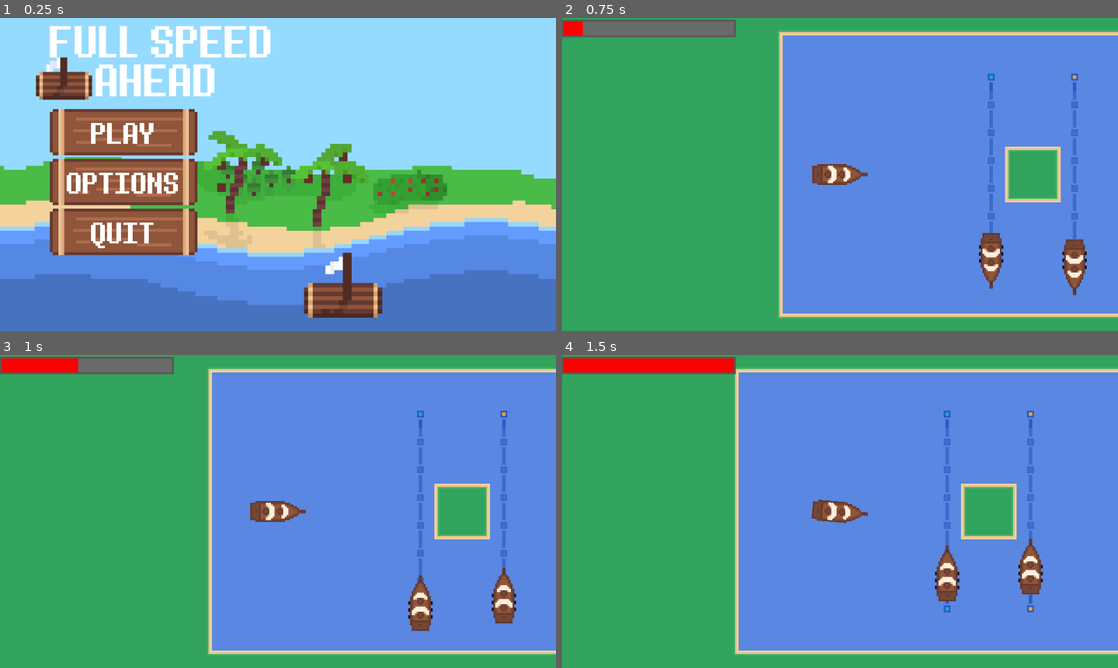
Above: before the commit, frames 1-4 (two rows, left to right).
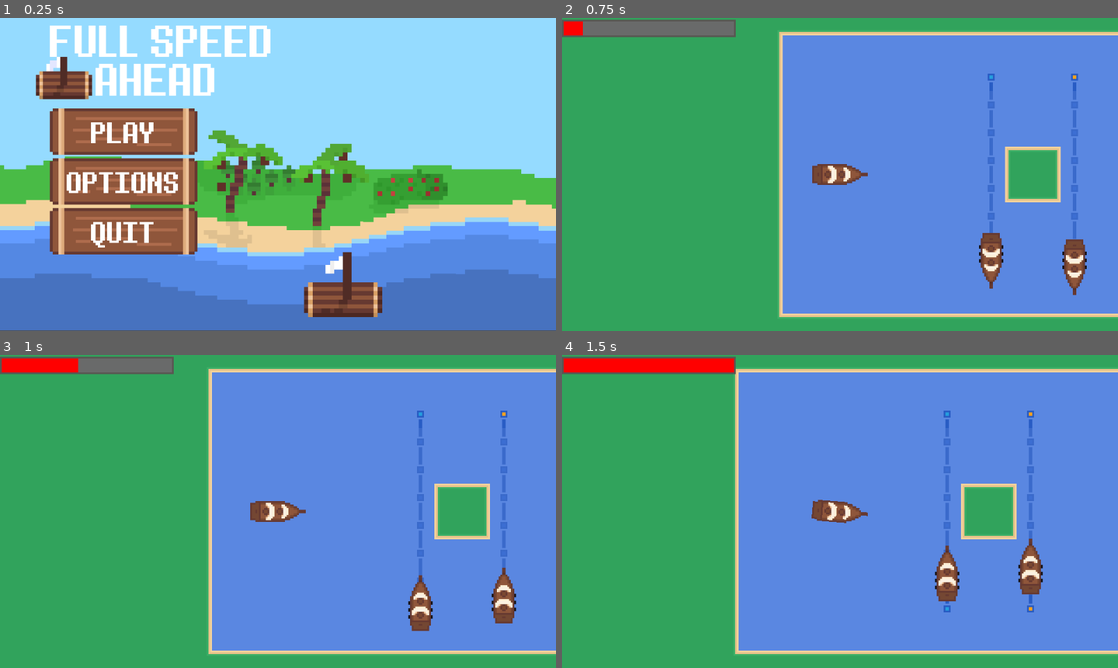
Above: after the commit, the same moments.

Repository: coderspark/full-speed-ahead
Game: Godot game, scene res://Scenes/mainmenu.tscn
The game is run twice, just before and just after one commit, with the same random seed, the same clock (stepped at 60 frames per second) and the same inputs. Sound files missing from this copy of the repository are replaced by a short silence.
Inputs:
- Up to frame 1 (0.25 s): no input
- Up to frame 2 (0.75 s): click "PLAY" at 0.5 s
- Up to frame 3 (1 s): no input
- Up to frame 4 (1.5 s): hold Right (move_right) from 1.28 s (still down)

The runs differ from the first frame. In frame 1, 3.3% of the frame differs, in the area x 0-100%, y 2-100%; in frame 2, nothing differs; in frame 3, nothing differs; in frame 4, nothing differs.

Commit message:
i made some sprites :3

Diff:
--- a/Scenes/mainmenu.tscn
+++ b/Scenes/mainmenu.tscn
@@ -22,6 +22,8 @@
 anchors_preset = 15
 anchor_right = 1.0
 anchor_bottom = 1.0
+offset_top = -1.0
+offset_bottom = -1.0
 grow_horizontal = 2
 grow_vertical = 2
 focus_mode = 1
Binary file added: Assets/Art/cod.png
Binary file added: Assets/Art/grapes.aseprite
Binary file added: Assets/Art/grapes.png
Binary file added: Assets/Art/reservesicon.png
Binary file added: Assets/Art/salmon.png
